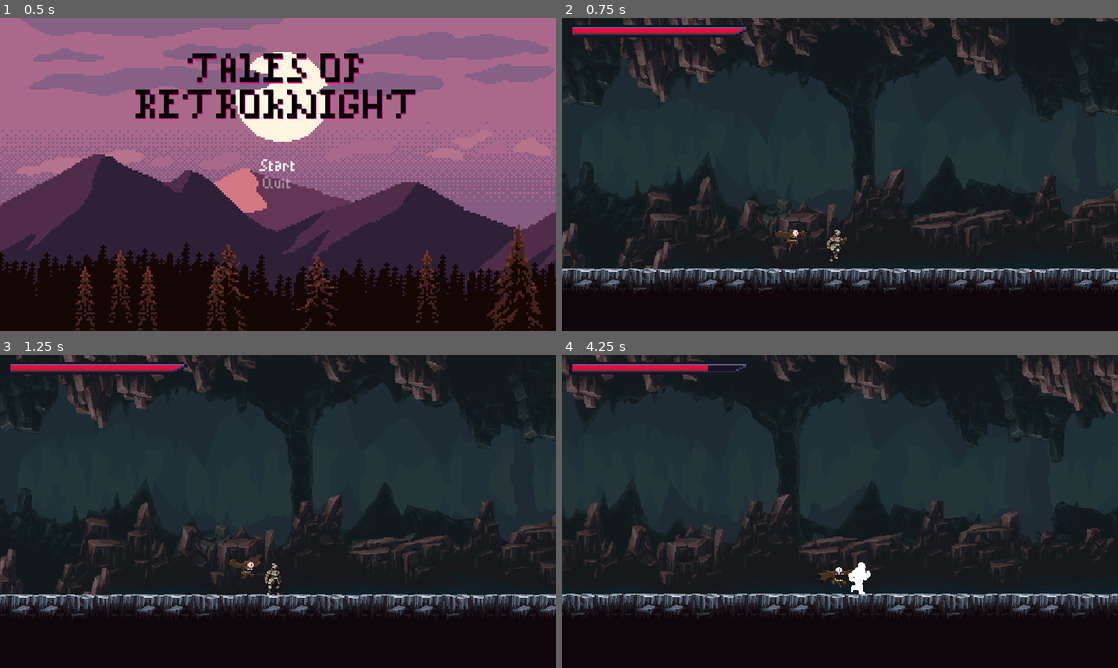
Above: before the commit, frames 1-4 (two rows, left to right).
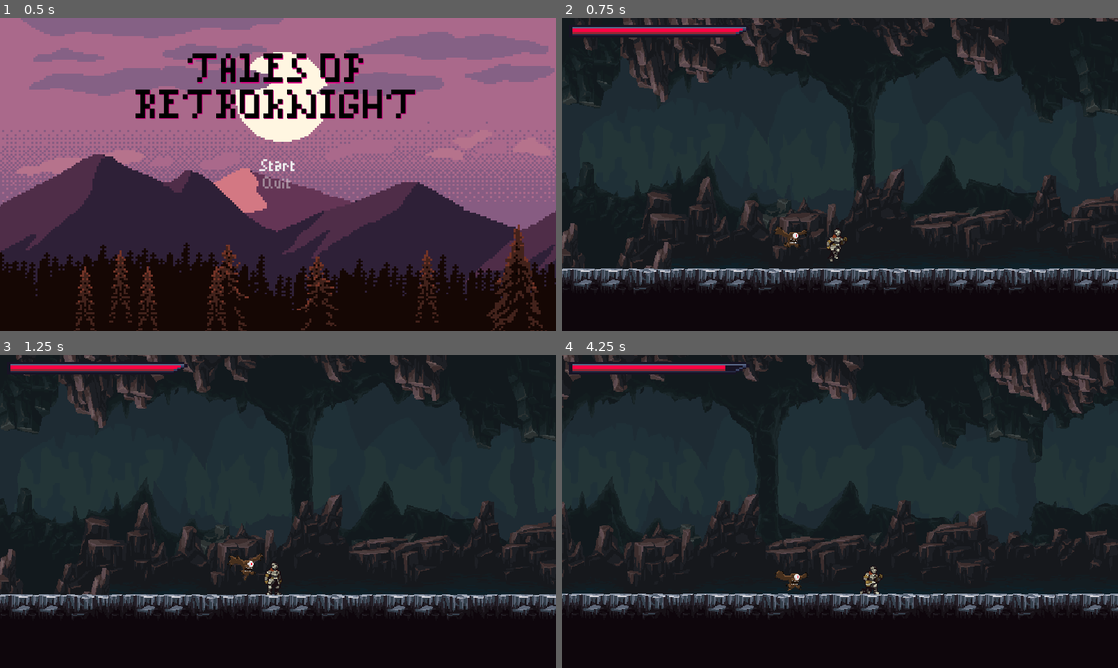
Above: after the commit, the same moments.

Repository: Astrol99/RetroKnight
Game: Godot game, scene res://src/MainMenu/MainMenu.tscn
The game is run twice, just before and just after one commit, with the same random seed, the same clock (stepped at 60 frames per second) and the same inputs.
Inputs (mouse positions are in pixels of both pictures, inside the frame that each line leads up to):
- Up to frame 1 (0.5 s): no input
- Up to frame 2 (0.75 s): click "Start" at 0.5 s
- Up to frame 3 (1.25 s): no input
- Up to frame 4 (4.25 s): move the mouse to (962, 495) at 1.27 s; hold Right (ui_right) 1.28-2.78 s; tap Shift (roll) at 1.35, 2.3, 2.85, 3.6 s; tap Up (ui_up) at 1.52, 2.27, 3.77 s; move the mouse to (728, 527) at 2.02 s; click (728, 527) at 2.1 s; move the mouse to (895, 442) at 2.77 s; hold Left (ui_left) 2.78-3.53 s; move the mouse to (812, 574) at 3.52 s; hold Right (ui_right) from 3.53 s (still down)

Frame 1 is identical in both runs. In frame 2, 0.1% of the frame differs, in the area x 38-45%, y 66-75%; in frame 3, 0.1%; in frame 4, 14%, in the area x 0-100%, y 0-84%.

Commit message:
Refactored player code to reset state in animation player instead of calling function, and moved state functions back directly into match statement as code was too short to warrent a separate funciton

Diff:
--- a/project.godot
+++ b/project.godot
@@ -8,6 +8,106 @@
 
 config_version=4
 
+_global_script_classes=[ {
+"base": "Node",
+"class": "DiscordRPC",
+"language": "GDScript",
+"path": "res://addons/godot_editor_discord_presence/Discord RPC/DiscordRPC.gd"
+}, {
+"base": "Reference",
+"class": "DiscordRPCEnum",
+"language": "GDScript",
+"path": "res://addons/godot_editor_discord_presence/Discord RPC/DiscordRPCEnum.gd"
+}, {
+"base": "Reference",
+"class": "IPC",
+"language": "GDScript",
+"path": "res://addons/godot_editor_discord_presence/Discord RPC/ipc/IPC.gd"
+}, {
+"base": "Reference",
+"class": "IPCModule",
+"language": "GDScript",
+"path": "res://addons/godot_editor_discord_presence/Discord RPC/ipc/module/IPCModule.gd"
+}, {
+"base": "Reference",
+"class": "IPCPayload",
+"language": "GDScript",
+"path": "res://addons/godot_editor_discord_presence/Discord RPC/ipc/IPCPayload.gd"
+}, {
+"base": "Reference",
+"class": "IPCPipe",
+"language": "GDScript",
+"path": "res://addons/godot_editor_discord_presence/Discord RPC/ipc/pipe/IPCPipe.gd"
+}, {
+"base": "Reference",
+"class": "IPCUtil",
+"language": "GDScript",
+"path": "res://addons/godot_editor_discord_presence/Discord RPC/util/IPCUtil.gd"
+}, {
+"base": "Reference",
+"class": "RichPresence",
+"language": "GDScript",
+"path": "res://addons/godot_editor_discord_presence/Discord RPC/ipc/module/rich presence/RichPresence.gd"
+}, {
+"base": "Reference",
+"class": "RichPresenceButton",
+"language": "GDScript",
+"path": "res://addons/godot_editor_discord_presence/Discord RPC/ipc/module/rich presence/RichPresenceButton.gd"
+}, {
+"base": "IPCModule",
+"class": "RichPresenceModule",
+"language": "GDScript",
+"path": "res://addons/godot_editor_discord_presence/Discord RPC/ipc/module/rich presence/RichPresenceModule.gd"
+}, {
+"base": "",
+"class": "StreamPeerUnix",
+"language": "NativeScript",
+"path": "res://addons/godot_editor_discord_presence/godot-unix-socket/unix-socket.gdns"
+}, {
+"base": "Reference",
+"class": "URLUtil",
+"language": "GDScript",
+"path": "res://addons/godot_editor_discord_presence/Discord RPC/util/URLUtil.gd"
+}, {
+"base": "Reference",
+"class": "UUID",
+"language": "GDScript",
+"path": "res://addons/godot_editor_discord_presence/Discord RPC/util/UUID.gd"
+}, {
+"base": "IPCPipe",
+"class": "UnixPipe",
+"language": "GDScript",
+"path": "res://addons/godot_editor_discord_presence/Discord RPC/ipc/pipe/UnixPipe.gd"
+}, {
+"base": "IPCPayload",
+"class": "UpdateRichPresencePayload",
+"language": "GDScript",
+"path": "res://addons/godot_editor_discord_presence/Discord RPC/ipc/module/rich presence/UpdateRichPresencePayload.gd"
+}, {
+"base": "IPCPipe",
+"class": "WindowsPipe",
+"language": "GDScript",
+"path": "res://addons/godot_editor_discord_presence/Discord RPC/ipc/pipe/WindowsPipe.gd"
+} ]
+_global_script_class_icons={
+"DiscordRPC": "",
+"DiscordRPCEnum": "",
+"IPC": "",
+"IPCModule": "",
+"IPCPayload": "",
+"IPCPipe": "",
+"IPCUtil": "",
+"RichPresence": "",
+"RichPresenceButton": "",
+"RichPresenceModule": "",
+"StreamPeerUnix": "",
+"URLUtil": "",
+"UUID": "",
+"UnixPipe": "",
+"UpdateRichPresencePayload": "",
+"WindowsPipe": ""
+}
+
 [application]
 
 config/name="TSA Project"
@@ -26,6 +126,10 @@
 window/size/test_height=720
 window/stretch/mode="2d"
 window/stretch/aspect="keep"
+
+[editor_plugins]
+
+enabled=PoolStringArray( "res://addons/godot_editor_discord_presence/plugin.cfg" )
 
 [gdnative]
 
--- a/src/Entities/FlyingEye/Flying Eye.gd
+++ b/src/Entities/FlyingEye/Flying Eye.gd
@@ -99,10 +99,6 @@
 	velocity = Vector2.ZERO
 	state = States.DEATH
 
-func _on_Hitbox_area_entered(area):
-	velocity = Vector2.ZERO
-	state = States.ATTACK
-
 func _on_AnimatedSprite_animation_finished():
 	match _animated_sprite.get_animation():
 		"attack":
@@ -111,3 +107,8 @@
 			state = States.IDLE
 		"death":
 			queue_free()
+
+
+func _on_Hitbox_area_entered(_area):
+	velocity = Vector2.ZERO
+	state = States.ATTACK
--- a/src/Entities/FlyingEye/Flying Eye.tscn
+++ b/src/Entities/FlyingEye/Flying Eye.tscn
@@ -12,6 +12,22 @@
 [ext_resource path="res://src/Entities/Collisions/SoftCollision.tscn" type="PackedScene" id=10]
 [ext_resource path="res://src/Entities/WanderController.tscn" type="PackedScene" id=11]
 
+[sub_resource type="AtlasTexture" id=5]
+atlas = ExtResource( 4 )
+region = Rect2( 0, 0, 150, 150 )
+
+[sub_resource type="AtlasTexture" id=6]
+atlas = ExtResource( 4 )
+region = Rect2( 150, 0, 150, 150 )
+
+[sub_resource type="AtlasTexture" id=7]
+atlas = ExtResource( 4 )
+region = Rect2( 300, 0, 150, 150 )
+
+[sub_resource type="AtlasTexture" id=8]
+atlas = ExtResource( 4 )
+region = Rect2( 450, 0, 150, 150 )
+
 [sub_resource type="AtlasTexture" id=9]
 atlas = ExtResource( 3 )
 region = Rect2( 0, 0, 150, 150 )
@@ -44,6 +60,22 @@
 atlas = ExtResource( 3 )
 region = Rect2( 1050, 0, 150, 150 )
 
+[sub_resource type="AtlasTexture" id=1]
+atlas = ExtResource( 2 )
+region = Rect2( 0, 0, 150, 150 )
+
+[sub_resource type="AtlasTexture" id=2]
+atlas = ExtResource( 2 )
+region = Rect2( 150, 0, 150, 150 )
+
+[sub_resource type="AtlasTexture" id=3]
+atlas = ExtResource( 2 )
+region = Rect2( 300, 0, 150, 150 )
+
+[sub_resource type="AtlasTexture" id=4]
+atlas = ExtResource( 2 )
+region = Rect2( 450, 0, 150, 150 )
+
 [sub_resource type="AtlasTexture" id=17]
 atlas = ExtResource( 1 )
 region = Rect2( 0, 0, 150, 150 )
@@ -75,59 +107,27 @@
 [sub_resource type="AtlasTexture" id=24]
 atlas = ExtResource( 1 )
 region = Rect2( 1050, 0, 150, 150 )
-
-[sub_resource type="AtlasTexture" id=1]
-atlas = ExtResource( 2 )
-region = Rect2( 0, 0, 150, 150 )
-
-[sub_resource type="AtlasTexture" id=2]
-atlas = ExtResource( 2 )
-region = Rect2( 150, 0, 150, 150 )
-
-[sub_resource type="AtlasTexture" id=3]
-atlas = ExtResource( 2 )
-region = Rect2( 300, 0, 150, 150 )
-
-[sub_resource type="AtlasTexture" id=4]
-atlas = ExtResource( 2 )
-region = Rect2( 450, 0, 150, 150 )
-
-[sub_resource type="AtlasTexture" id=5]
-atlas = ExtResource( 4 )
-region = Rect2( 0, 0, 150, 150 )
-
-[sub_resource type="AtlasTexture" id=6]
-atlas = ExtResource( 4 )
-region = Rect2( 150, 0, 150, 150 )
-
-[sub_resource type="AtlasTexture" id=7]
-atlas = ExtResource( 4 )
-region = Rect2( 300, 0, 150, 150 )
-
-[sub_resource type="AtlasTexture" id=8]
-atlas = ExtResource( 4 )
-region = Rect2( 450, 0, 150, 150 )
 
 [sub_resource type="SpriteFrames" id=25]
 animations = [ {
+"frames": [ SubResource( 5 ), SubResource( 6 ), SubResource( 7 ), SubResource( 8 ), SubResource( 8 ), SubResource( 8 ) ],
+"loop": false,
+"name": "death",
+"speed": 5.0
+}, {
 "frames": [ SubResource( 9 ), SubResource( 10 ), SubResource( 11 ), SubResource( 12 ), SubResource( 13 ), SubResource( 14 ), SubResource( 15 ), SubResource( 16 ) ],
 "loop": true,
 "name": "flight",
+"speed": 5.0
+}, {
+"frames": [ SubResource( 1 ), SubResource( 2 ), SubResource( 3 ), SubResource( 4 ) ],
+"loop": false,
+"name": "takehit",
 "speed": 5.0
 }, {
 "frames": [ SubResource( 17 ), SubResource( 18 ), SubResource( 19 ), SubResource( 20 ), SubResource( 21 ), SubResource( 22 ), SubResource( 23 ), SubResource( 24 ) ],
 "loop": false,
 "name": "attack",
-"speed": 5.0
-}, {
-"frames": [ SubResource( 1 ), SubResource( 2 ), SubResource( 3 ), SubResource( 4 ) ],
-"loop": false,
-"name": "takehit",
-"speed": 5.0
-}, {
-"frames": [ SubResource( 5 ), SubResource( 6 ), SubResource( 7 ), SubResource( 8 ), SubResource( 8 ), SubResource( 8 ) ],
-"loop": false,
-"name": "death",
 "speed": 5.0
 } ]
 
@@ -156,7 +156,7 @@
 [node name="AnimatedSprite" type="AnimatedSprite" parent="."]
 frames = SubResource( 25 )
 animation = "flight"
-frame = 6
+frame = 2
 speed_scale = 2.0
 playing = true
 
--- a/src/Entities/Player/Player.gd
+++ b/src/Entities/Player/Player.gd
@@ -20,15 +20,21 @@
 	MOVE,
 	ATTACK1,
 	ROLL,
-	HIT
+	HIT,
+	DEATH
 }
-var state = States.MOVE
+export var state = States.MOVE
 
 var velocity : Vector2 = Vector2.ZERO
 var roll_vector : Vector2 = Vector2.RIGHT
 
+func _on_Stats_no_health():
+	velocity = Vector2.ZERO
+	_hurtbox._on_Hurtbox_invincibility_started()
+	state = States.DEATH
+
 func _ready():
-	stats.connect("no_health", self, "queue_free")
+	stats.connect("no_health", self, "_on_Stats_no_health")
 	_animation_tree.active = true
 	_sword_hitbox.knockback_vector = roll_vector
 
@@ -37,11 +43,18 @@
 		States.MOVE:
 			move_state(delta)
 		States.ATTACK1:
-			ATTACK1_state(delta)
+			_animation_state.travel("ATTACK1")
+
 		States.ROLL:
-			roll_state(delta)
+			velocity = roll_vector * ROLL_SPEED
+			_animation_state.travel("roll")
+			velocity = move_and_slide(velocity)
+
 		States.HIT:
-			hit_state(delta)
+			_animation_state.travel("hit")
+
+		States.DEATH:
+			_animation_state.travel("death")
 
 	velocity.y += GRAVITY * delta
 	velocity = move_and_slide(velocity, Vector2.UP)
@@ -87,31 +100,11 @@
 	if Input.is_action_just_pressed("player_attack"):
 		state = States.ATTACK1
 
-func ATTACK1_state(_delta):
-	_animation_state.travel("ATTACK1")
-
-func attack1_animation_finished():
-	state = States.MOVE
-
-func roll_state(_delta):
-	velocity = roll_vector * ROLL_SPEED
-	_animation_state.travel("roll")
-
-	velocity = move_and_slide(velocity)
-
-func roll_animation_finished():
-	state = States.MOVE
-
 func _on_Hurtbox_area_entered(area):
 	stats.health -= area.damage
+	velocity = Vector2.ZERO
 	state = States.HIT
 	_hurtbox.start_invincibility(0.6)
-
-func hit_state(_delta):
-	_animation_state.travel("hit")
-
-func hit_animation_finished():
-	state = States.MOVE
 
 func _on_Hurtbox_invincibility_started():
 	_blink_animation_player.play("Start")
--- a/src/Entities/Player/Player.tscn
+++ b/src/Entities/Player/Player.tscn
@@ -72,8 +72,8 @@
 "update": 1,
 "values": [ false, true ]
 }
-tracks/4/type = "method"
-tracks/4/path = NodePath("..")
+tracks/4/type = "value"
+tracks/4/path = NodePath("..:state")
 tracks/4/interp = 1
 tracks/4/loop_wrap = true
 tracks/4/imported = false
@@ -81,10 +81,8 @@
 tracks/4/keys = {
 "times": PoolRealArray( 0.4 ),
 "transitions": PoolRealArray( 1 ),
-"values": [ {
-"args": [  ],
-"method": "attack1_animation_finished"
-} ]
+"update": 1,
+"values": [ 0 ]
 }
 
 [sub_resource type="Animation" id=73]
@@ -206,8 +204,8 @@
 "update": 1,
 "values": [ 0 ]
 }
-tracks/3/type = "method"
-tracks/3/path = NodePath("..")
+tracks/3/type = "value"
+tracks/3/path = NodePath("..:state")
 tracks/3/interp = 1
 tracks/3/loop_wrap = true
 tracks/3/imported = false
@@ -215,10 +213,8 @@
 tracks/3/keys = {
 "times": PoolRealArray( 0.2 ),
 "transitions": PoolRealArray( 1 ),
-"values": [ {
-"args": [  ],
-"method": "hit_animation_finished"
-} ]
+"update": 1,
+"values": [ 0 ]
 }
 
 [sub_resource type="Animation" id=43]
@@ -354,8 +350,8 @@
 "update": 1,
 "values": [ 0, 1, 2, 3, 4, 5, 6, 7, 8, 9, 10, 11 ]
 }
-tracks/4/type = "method"
-tracks/4/path = NodePath("..")
+tracks/4/type = "value"
+tracks/4/path = NodePath("..:state")
 tracks/4/interp = 1
 tracks/4/loop_wrap = true
 tracks/4/imported = false
@@ -363,10 +359,8 @@
 tracks/4/keys = {
 "times": PoolRealArray( 0.6 ),
 "transitions": PoolRealArray( 1 ),
-"values": [ {
-"args": [  ],
-"method": "roll_animation_finished"
-} ]
+"update": 1,
+"values": [ 0 ]
 }
 
 [sub_resource type="Animation" id=48]
@@ -412,6 +406,9 @@
 [sub_resource type="AnimationNodeAnimation" id=61]
 animation = "attack1"
 
+[sub_resource type="AnimationNodeAnimation" id=84]
+animation = "death"
+
 [sub_resource type="AnimationNodeAnimation" id=55]
 animation = "fall"
 
@@ -464,24 +461,41 @@
 
 [sub_resource type="AnimationNodeStateMachineTransition" id=80]
 
+[sub_resource type="AnimationNodeStateMachineTransition" id=85]
+
+[sub_resource type="AnimationNodeStateMachineTransition" id=86]
+
+[sub_resource type="AnimationNodeStateMachineTransition" id=87]
+
+[sub_resource type="AnimationNodeStateMachineTransition" id=88]
+
+[sub_resource type="AnimationNodeStateMachineTransition" id=89]
+
+[sub_resource type="AnimationNodeStateMachineTransition" id=90]
+
+[sub_resource type="AnimationNodeStateMachineTransition" id=91]
+
 [sub_resource type="AnimationNodeStateMachine" id=53]
 states/ATTACK1/node = SubResource( 61 )
-states/ATTACK1/position = Vector2( 92, 95 )
+states/ATTACK1/position = Vector2( -381, -48 )
+states/death/node = SubResource( 84 )
+states/death/position = Vector2( 136, 623 )
 states/fall/node = SubResource( 55 )
-states/fall/position = Vector2( 390, 210 )
+states/fall/position = Vector2( 404, 259 )
 states/hit/node = SubResource( 74 )
-states/hit/position = Vector2( 34, 198 )
+states/hit/position = Vector2( -389, 526 )
 states/idle/node = SubResource( 49 )
-states/idle/position = Vector2( 390, 95 )
+states/idle/position = Vector2( 251, 76 )
 states/jump/node = SubResource( 56 )
-states/jump/position = Vector2( 578, 210 )
+states/jump/position = Vector2( 978, 475 )
 states/roll/node = SubResource( 67 )
-states/roll/position = Vector2( 390, -26 )
+states/roll/position = Vector2( 22, -326 )
 states/run/node = SubResource( 50 )
-states/run/position = Vector2( 583, 95 )
-transitions = [ "idle", "run", SubResource( 51 ), "run", "id …(473 unchanged characters)… 9 ), "ATTACK1", "hit", SubResource( 80 ) ]
+states/run/position = Vector2( 848, -75 )
+transitions = [ "idle", "run", SubResource( 51 ), "run", "id …(473 unchanged characters)… 9 ), "ATTACK1", "hit", SubResource( 80 ), "hit", "death", SubResource( 85 ), "ATTACK1", "death", SubResource( 86 ), "roll", "death", SubResource( 87 ), "idle", "death", SubResource( 88 ), "run", "death", SubResource( 89 ), "jump", "death", SubResource( 90 ), "fall", "death", SubResource( 91 ) ]
 start_node = "idle"
-graph_offset = Vector2( -416, -44 )
+end_node = "death"
+graph_offset = Vector2( -733, -478 )
 
 [sub_resource type="AnimationNodeStateMachinePlayback" id=54]
 
@@ -531,8 +545,9 @@
 [node name="Sprite" type="Sprite" parent="."]
 material = SubResource( 81 )
 position = Vector2( 0, -20 )
-texture = ExtResource( 2 )
-hframes = 10
+texture = ExtResource( 3 )
+hframes = 3
+frame = 2
 
 [node name="CollisionShape2D" type="CollisionShape2D" parent="."]
 position = Vector2( -1, 1 )
@@ -553,7 +568,6 @@
 [node name="AnimationTree" type="AnimationTree" parent="."]
 tree_root = SubResource( 53 )
 anim_player = NodePath("../AnimationPlayer")
-active = true
 parameters/playback = SubResource( 54 )
 
 [node name="SwordHitbox" parent="." instance=ExtResource( 7 )]
Not shown: 1 places in src/Entities/Player/Player.tscn that only renumber resources
